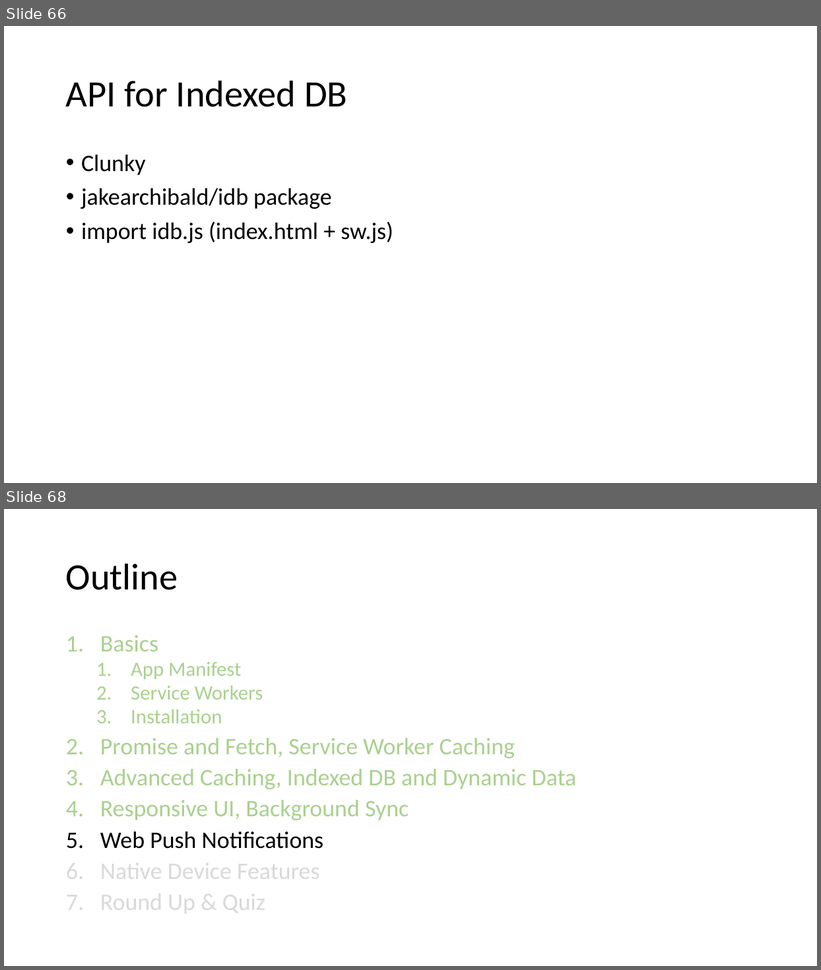
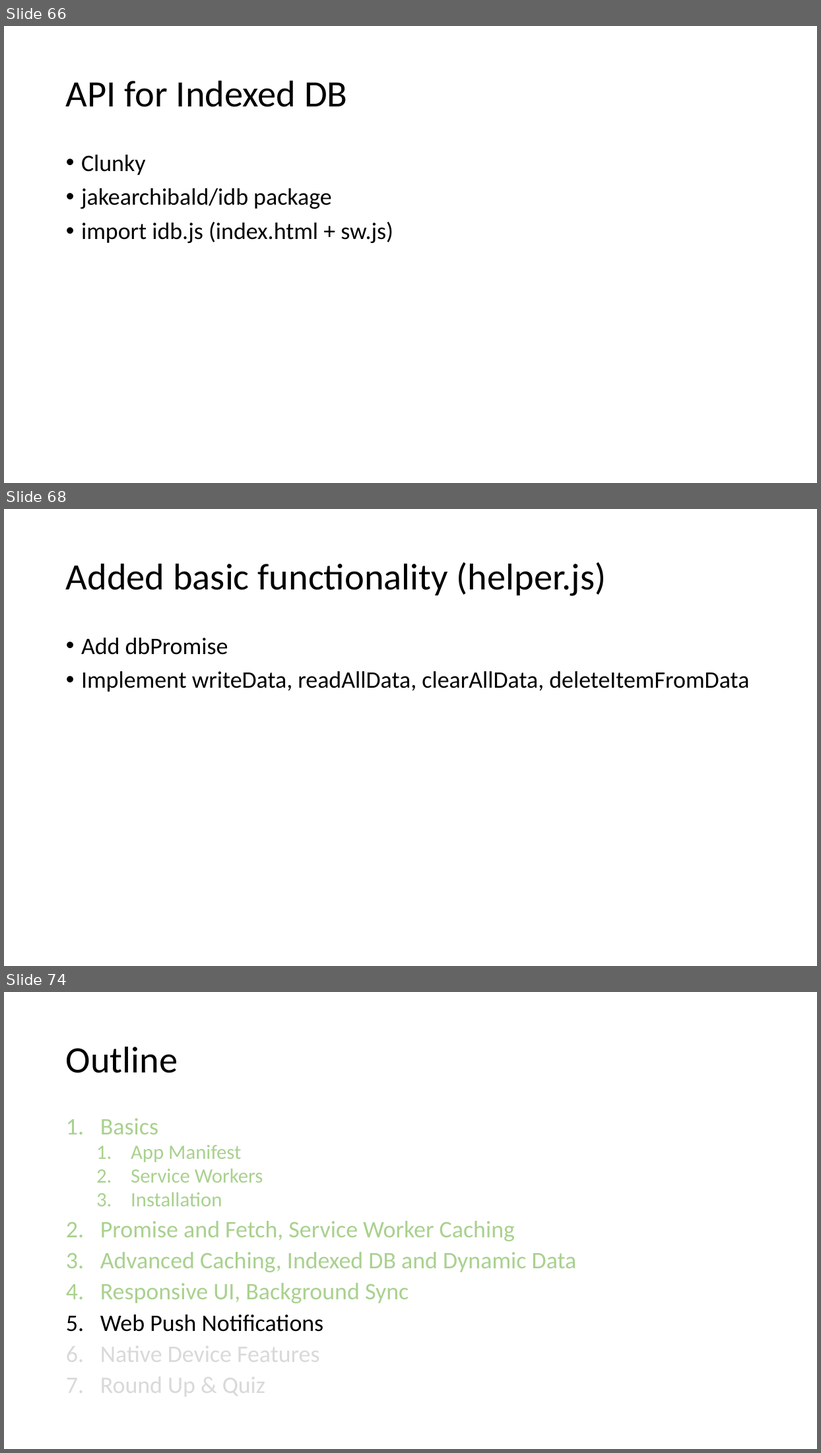
Before and after one commit to SteveNox/PWACourseProgress, a slide deck: course/Progressive Web Apps.pptx. Shown one above the other, each under a label of ours: slides 66 and 68 before the commit, slides 66, 68 and 74 after it; the slides between them are not shown. The pictures are 821x970 and 821x1453 pixels, drawn with LibreOffice and Linux fonts; fonts in the diff are those of the drawing. Boxes give left, top, right and bottom in pixels: in the first picture for what was removed or moved away, otherwise in the second. Text is boxed around its words. In the diff, an @@ line names an element or a change of style, - is before the commit and + after.

```diff
--- a/course/Progressive Web Apps.pptx
+++ b/course/Progressive Web Apps.pptx
@@ slide 68 added at [4, 509, 817, 966], background #FFFFFF @@
@@ title added at [66, 562, 606, 596], 44 pt, text #000000 @@
+Added basic functionality (helper.js)
@@ text added at [81, 638, 749, 692], 28 pt, text #000000 @@
+• Add dbPromise
+• Implement writeData, readAllData, clearAllData, deleteItemFromData
@@ what was slide 68 is now slide 74 @@
```
Also in this commit, not shown: 2 slides changed, 5 other slides added, 6 other files.
